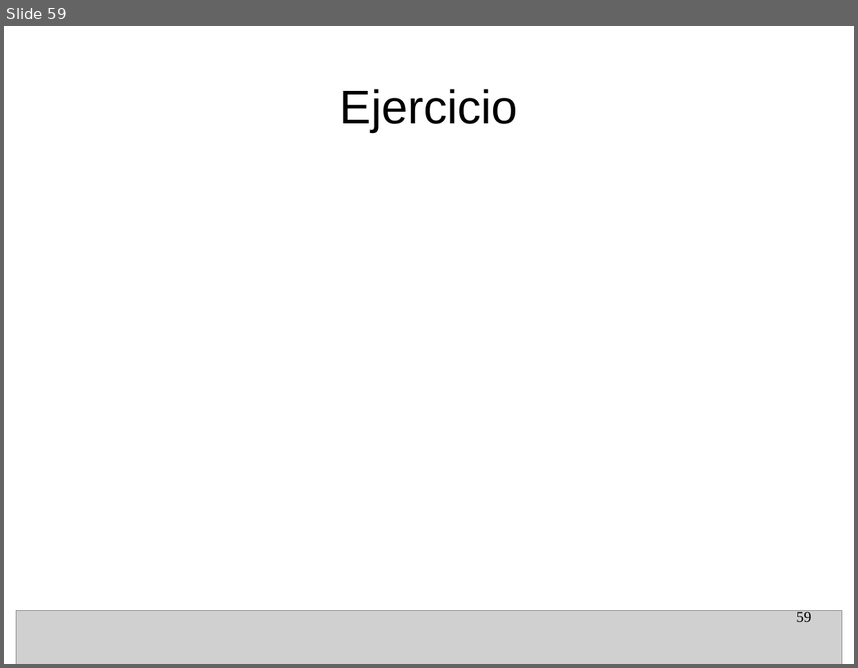
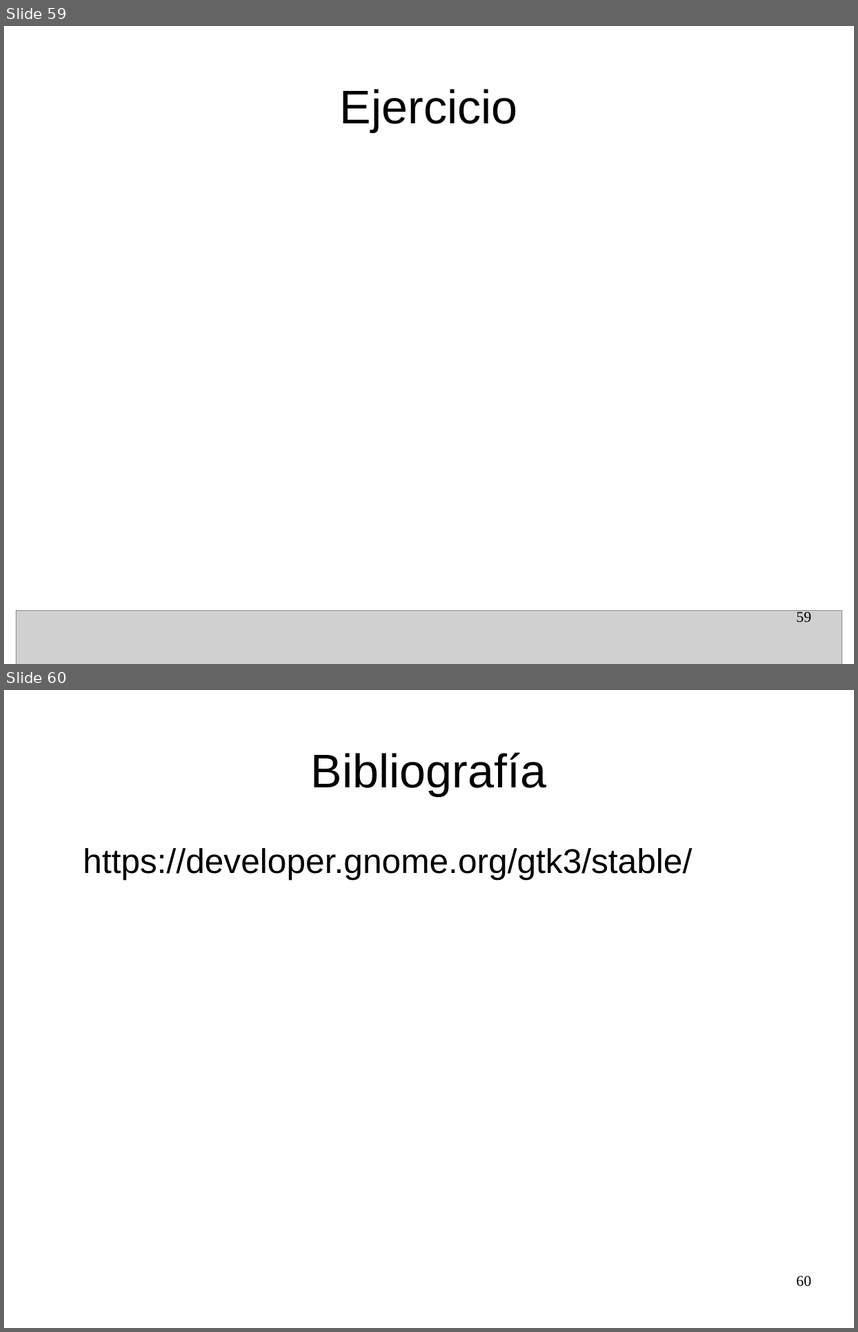
Before and after one commit to alvneiayu/curso-C, a slide deck: 4Clase/presentacion/material4.odp. Shown one above the other, each under a label of ours: slide 59 before the commit, slides 59 and 60 after it. The pictures are 858x668 and 858x1332 pixels, drawn with LibreOffice and Linux fonts; fonts in the diff are those of the drawing; grey boxes stand for pictures. Boxes give left, top, right and bottom in pixels: in the first picture for what was removed or moved away, otherwise in the second. Text is boxed around its words. In the diff, an @@ line names an element or a change of style, - is before the commit and + after.

```diff
--- a/4Clase/presentacion/material4.odp
+++ b/4Clase/presentacion/material4.odp
@@ slide 60 added at (4,690,854,1328), background #FFFFFF @@
@@ title added at (311,752,546,796), 44 pt, text #000000 @@
+Bibliografía
@@ text added at (83,848,692,880), 32 pt, text #000000 @@
+https://developer.gnome.org/gtk3/stable/
@@ page number added at (796,1275,811,1286), 14 pt, text #000000 @@
+60
```
Also in this commit, not shown: 12 other files.
